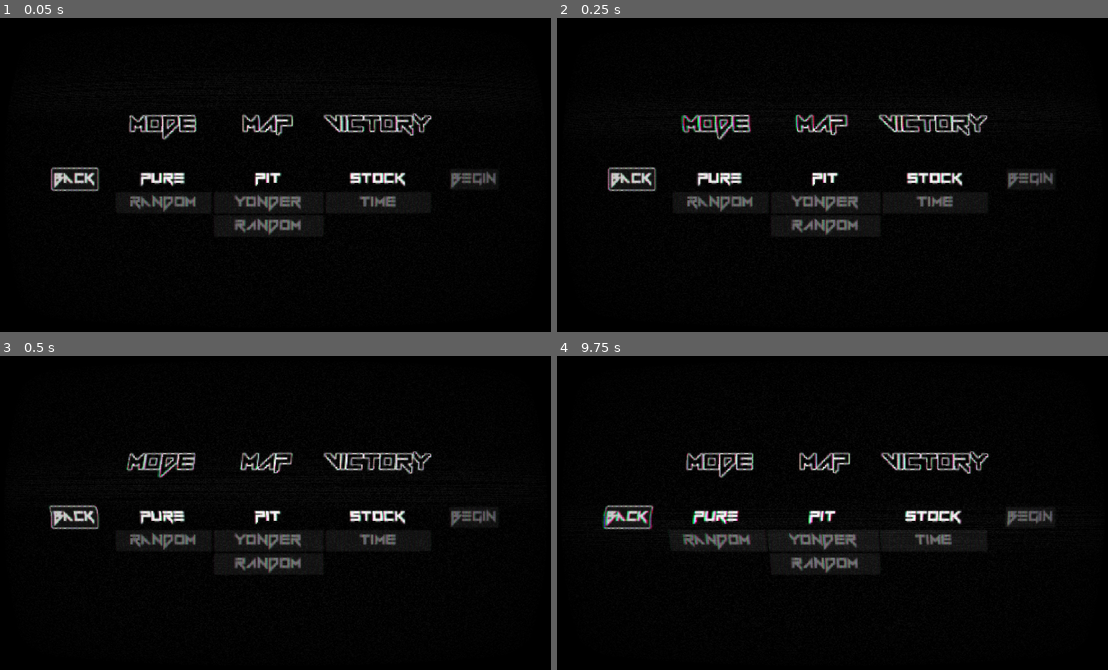
Above: before the commit, frames 1-4 (two rows, left to right).
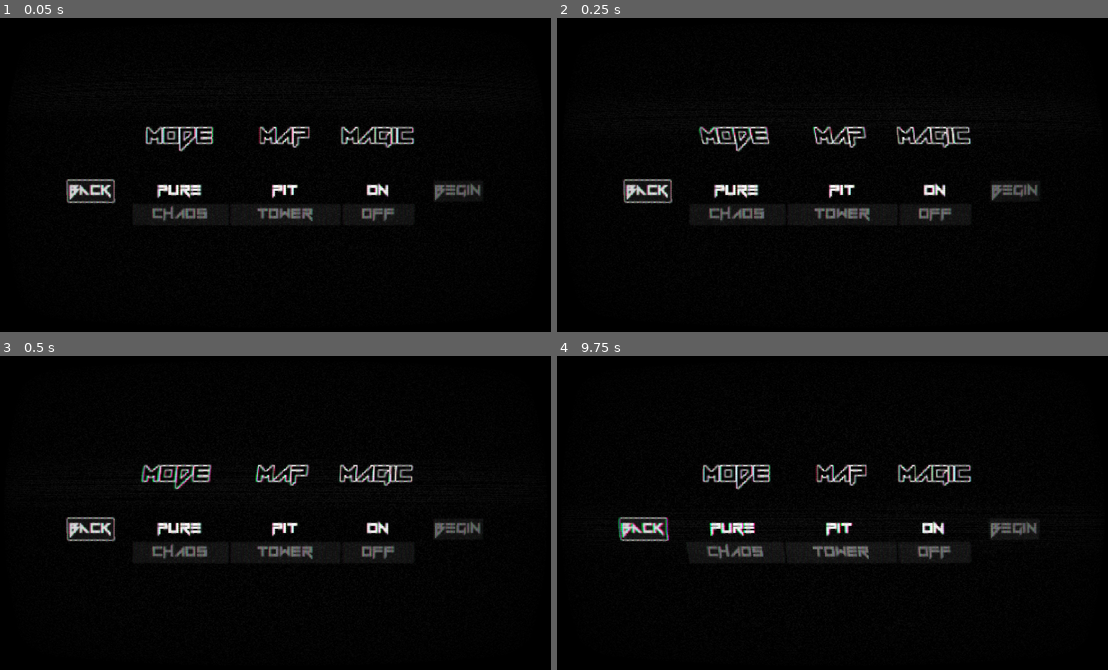
Above: after the commit, the same moments.

Repository: githubScratch/Death_Pong
Game: Godot game, scene res://MENUS/Mode_Menu.tscn
The game is run twice, just before and just after one commit, with the same random seed, the same clock (stepped at 60 frames per second) and the same inputs. This scene is started directly instead of the project's main scene.
Inputs (mouse positions are in pixels of both pictures, inside the frame that each line leads up to):
- Up to frame 1 (0.05 s): no input
- Up to frame 2 (0.25 s): no input
- Up to frame 3 (0.5 s): no input
- Up to frame 4 (9.75 s): click "pure" at 0.5 s; click "random" (after the commit: "CHAOS") at 1.25 s; click "PIT" at 2 s; click "YONDER" (after the commit: "TOWER") at 2.75 s; click (826, 563) at 3.5 s, where only the run before the commit has a clickable "RANDOM"; click (937, 528) at 4.25 s, where only the run after the commit has a clickable "ON"; click (937, 519) at 5 s, where only the run before the commit has a clickable "stock"; click (937, 553) at 5.75 s, where only the run after the commit has a clickable "OFF"; click (937, 541) at 6.5 s, where only the run before the commit has a clickable "TIME"; click "Begin" at 7.25 s; click "Begin" at 8 s; click "Back" at 8.75 s; hold D (right1) from 9.53 s (still down)

The runs differ from the first frame. In frame 1, 7.3% of the frame differs, in the area x 9-91%, y 30-70%; in frame 2, 7.4%; in frame 3, 7.3%; in frame 4, 7.4%, in the area x 8-90%, y 30-70%.

Commit message:
mode function working
game setting signals communicating between options and the arean.

maps, modes, power ups to come
player saves, colors, unlocks, and score tracking as a later goal

Diff:
--- a/ARENAS/arena.gd
+++ b/ARENAS/arena.gd
@@ -20,10 +20,16 @@
 @onready var goal_particles: AnimationPlayer = $Goal_Particles
 
 func _ready() -> void:
+	apply_game_settings()
 	Engine.time_scale = 1.0
 	is_victory = false
-	create_new_instance()
-
+	if GameSettings.game_mode == "random":
+		create_new_instance()
+		create_new_instance()
+		create_new_instance()
+	else:
+		create_new_instance()
+	GameSettings.settings_changed.connect(_on_settings_changed)
 
 func _process(delta: float) -> void:
 	if Input.is_action_just_pressed("ui_left") or Input.is_action_just_pressed("ui_right"):
@@ -45,6 +51,17 @@
 		elif is_paused and not is_victory:
 			unpause_game()
 			print("UI accept pressed while paused")
+
+func apply_game_settings() -> void:
+	# Apply magic setting
+	if GameSettings.game_mode == "pure":
+		print("Pure mode on")
+	else:
+		print("Random mode on")
+
+func _on_settings_changed() -> void:
+	# Re-apply settings when they change
+	apply_game_settings()
 
 #Ball Reset
 func create_new_instance():
--- /dev/null
+++ b/MENUS/Game_Settings.gd
@@ -0,0 +1,31 @@
+extends Node
+
+signal settings_changed # Signal to notify when any setting changes
+# Variables to store selected game mode and map
+var game_mode = "pure" # "pure" or "random"
+var game_arena = "arena" # "arena", "yonder", or "random"
+var game_magic = "on" # "stock" or "time"
+
+# Called when the node enters the scene tree for the first time.
+func _ready() -> void:
+	pass # Replace with function body.
+
+
+# Called every frame. 'delta' is the elapsed time since the previous frame.
+func _process(delta: float) -> void:
+	pass
+
+func set_game_mode(mode: String) -> void:
+	game_mode = mode
+	emit_signal("settings_changed")
+	print("mode change signal emitted")
+
+func set_game_arena(arena: String) -> void:
+	game_arena = arena
+	emit_signal("settings_changed")
+	print("arena change signal emitted")
+
+func set_game_magic(on: String) -> void:
+	game_magic = on
+	emit_signal("settings_changed")
+	print("magic change signal emitted")
--- a/MENUS/Mode_Menu.tscn
+++ b/MENUS/Mode_Menu.tscn
@@ -95,7 +95,7 @@
 [node name="Random" type="Button" parent="CenterContainer/HBoxContainer/VBoxContainer3"]
 layout_mode = 2
 toggle_mode = true
-text = "random"
+text = "CHAOS"
 
 [node name="VBoxContainer" type="VBoxContainer" parent="CenterContainer/HBoxContainer"]
 layout_mode = 2
@@ -122,9 +122,10 @@
 [node name="Yonder" type="Button" parent="CenterContainer/HBoxContainer/VBoxContainer"]
 layout_mode = 2
 toggle_mode = true
-text = "YONDER"
-
-[node name="Random2" type="Button" parent="CenterContainer/HBoxContainer/VBoxContainer"]
+text = "TOWER"
+
+[node name="RandomMap" type="Button" parent="CenterContainer/HBoxContainer/VBoxContainer"]
+visible = false
 layout_mode = 2
 theme = ExtResource("2_vllpc")
 toggle_mode = true
@@ -133,26 +134,28 @@
 [node name="VBoxContainer2" type="VBoxContainer" parent="CenterContainer/HBoxContainer"]
 layout_mode = 2
 
-[node name="Victory" type="Label" parent="CenterContainer/HBoxContainer/VBoxContainer2"]
+[node name="PowerUps" type="Label" parent="CenterContainer/HBoxContainer/VBoxContainer2"]
 layout_mode = 2
 theme_override_colors/font_color = Color(0, 0, 0, 1)
 theme_override_colors/font_outline_color = Color(1, 1, 1, 1)
 theme_override_constants/outline_size = 7
-text = "VICTORY"
+text = "MAGIC"
 
 [node name="Label" type="Label" parent="CenterContainer/HBoxContainer/VBoxContainer2"]
 layout_mode = 2
 
-[node name="STOCK" type="Button" parent="CenterContainer/HBoxContainer/VBoxContainer2"]
+[node name="On" type="Button" parent="CenterContainer/HBoxContainer/VBoxContainer2"]
 layout_mode = 2
 toggle_mode = true
 button_pressed = true
-text = "stock"
-
-[node name="TIME" type="Button" parent="CenterContainer/HBoxContainer/VBoxContainer2"]
-layout_mode = 2
-toggle_mode = true
-text = "TIME"
+text = "ON
+"
+
+[node name="Off" type="Button" parent="CenterContainer/HBoxContainer/VBoxContainer2"]
+layout_mode = 2
+toggle_mode = true
+text = "OFF
+"
 
 [node name="Label" type="Label" parent="CenterContainer/HBoxContainer"]
 layout_mode = 2
@@ -193,7 +196,8 @@
 [connection signal="pressed" from="CenterContainer/HBoxContainer/VBoxContainer3/Random" to="." method="_on_random_pressed"]
 [connection signal="pressed" from="CenterContainer/HBoxContainer/VBoxContainer/Arena" to="." method="_on_arena_pressed"]
 [connection signal="pressed" from="CenterContainer/HBoxContainer/VBoxContainer/Yonder" to="." method="_on_yonder_pressed"]
-[connection signal="pressed" from="CenterContainer/HBoxContainer/VBoxContainer/Random2" to="." method="_on_random_2_pressed"]
-[connection signal="pressed" from="CenterContainer/HBoxContainer/VBoxContainer2/STOCK" to="." method="_on_stock_pressed"]
-[connection signal="pressed" from="CenterContainer/HBoxContainer/VBoxContainer2/TIME" to="." method="_on_time_pressed"]
+[connection signal="pressed" from="CenterContainer/HBoxContainer/VBoxContainer/RandomMap" to="." method="_on_random_map_pressed"]
+[connection signal="pressed" from="CenterContainer/HBoxContainer/VBoxContainer/RandomMap" to="." method="_on_random_2_pressed"]
+[connection signal="pressed" from="CenterContainer/HBoxContainer/VBoxContainer2/On" to="." method="_on_on_pressed"]
+[connection signal="pressed" from="CenterContainer/HBoxContainer/VBoxContainer2/Off" to="." method="_on_off_pressed"]
 [connection signal="pressed" from="CenterContainer/HBoxContainer/VBoxContainer5/Begin" to="." method="_on_begin_pressed"]
--- a/MENUS/mode_menu.gd
+++ b/MENUS/mode_menu.gd
@@ -4,9 +4,10 @@
 @onready var random: Button = $CenterContainer/HBoxContainer/VBoxContainer3/Random
 @onready var arena: Button = $CenterContainer/HBoxContainer/VBoxContainer/Arena
 @onready var yonder: Button = $CenterContainer/HBoxContainer/VBoxContainer/Yonder
-@onready var stock: Button = $CenterContainer/HBoxContainer/VBoxContainer2/STOCK
-@onready var time: Button = $CenterContainer/HBoxContainer/VBoxContainer2/TIME
-@onready var random_2: Button = $CenterContainer/HBoxContainer/VBoxContainer/Random2
+@onready var on: Button = $CenterContainer/HBoxContainer/VBoxContainer2/On
+@onready var off: Button = $CenterContainer/HBoxContainer/VBoxContainer2/Off
+@onready var random_map: Button = $CenterContainer/HBoxContainer/VBoxContainer/RandomMap
+
 
 @onready var select: AudioStreamPlayer2D = $select
 @onready var move: AudioStreamPlayer2D = $move
@@ -14,7 +15,10 @@
 # Called when the node enters the scene tree for the first time.
 func _ready() -> void:
 	back.grab_focus()
+	GameSettings.settings_changed.connect(_update_button_states)
 
+	# Set initial button states
+	_update_button_states()
 
 # Called every frame. 'delta' is the elapsed time since the previous frame.
 func _process(delta: float) -> void:
@@ -36,28 +40,45 @@
 func _on_pure_pressed() -> void:
 	pure.set_pressed_no_signal(true)
 	random.set_pressed_no_signal(false)
+	GameSettings.set_game_mode("pure")
 func _on_random_pressed() -> void:
 	pure.set_pressed_no_signal(false)
 	random.set_pressed_no_signal(true)
+	GameSettings.set_game_mode("random")
 
 func _on_arena_pressed() -> void:
 	arena.set_pressed_no_signal(true)
 	yonder.set_pressed_no_signal(false)
-	random_2.set_pressed_no_signal(false)
+	random_map.set_pressed_no_signal(false)
+	GameSettings.set_game_arena("arena")
 func _on_yonder_pressed() -> void:
 	arena.set_pressed_no_signal(false)
 	yonder.set_pressed_no_signal(true)
-	random_2.set_pressed_no_signal(false)
-
-func _on_stock_pressed() -> void:
-	stock.set_pressed_no_signal(true)
-	time.set_pressed_no_signal(false)
-func _on_time_pressed() -> void:
-	stock.set_pressed_no_signal(false)
-	time.set_pressed_no_signal(true)
+	random_map.set_pressed_no_signal(false)
+	GameSettings.set_game_arena("yonder")
+func _on_random_map_pressed() -> void:
+	arena.set_pressed_no_signal(false)
+	yonder.set_pressed_no_signal(false)
+	random_map.set_pressed_no_signal(true)
+	GameSettings.set_game_arena("random_map")
 
 
-func _on_random_2_pressed() -> void:
-	arena.set_pressed_no_signal(false)
-	yonder.set_pressed_no_signal(false)
-	random_2.set_pressed_no_signal(true)
+func _on_on_pressed() -> void:
+	on.set_pressed_no_signal(true)
+	off.set_pressed_no_signal(false)
+	GameSettings.set_game_magic("on")
+func _on_off_pressed() -> void:
+	on.set_pressed_no_signal(false)
+	off.set_pressed_no_signal(true)
+	GameSettings.set_game_magic("off")
+
+func _update_button_states() -> void:
+	pure.set_pressed_no_signal(GameSettings.game_mode == "pure")
+	random.set_pressed_no_signal(GameSettings.game_mode == "random")
+
+	arena.set_pressed_no_signal(GameSettings.game_arena == "arena")
+	yonder.set_pressed_no_signal(GameSettings.game_arena == "yonder")
+	random_map.set_pressed_no_signal(GameSettings.game_arena == "random")
+
+	on.set_pressed_no_signal(GameSettings.game_magic == "on")
+	off.set_pressed_no_signal(GameSettings.game_magic == "off")
--- a/project.godot
+++ b/project.godot
@@ -14,6 +14,10 @@
 run/main_scene="uid://dydubtl8r07gj"
 config/features=PackedStringArray("4.4", "Mobile")
 config/icon="res://icon.svg"
+
+[autoload]
+
+GameSettings="*res://MENUS/Game_Settings.gd"
 
 [display]
 
Not shown, added: MENUS/Game_Settings.gd.uid
